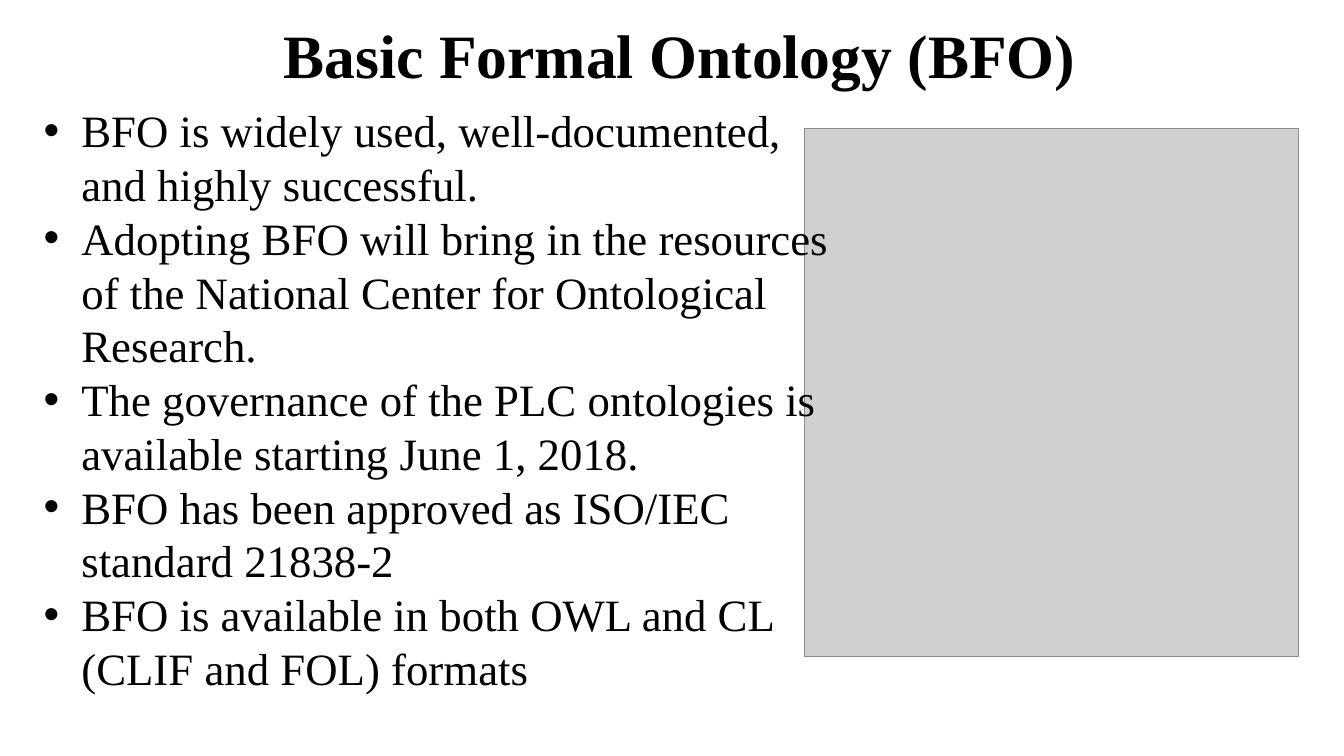
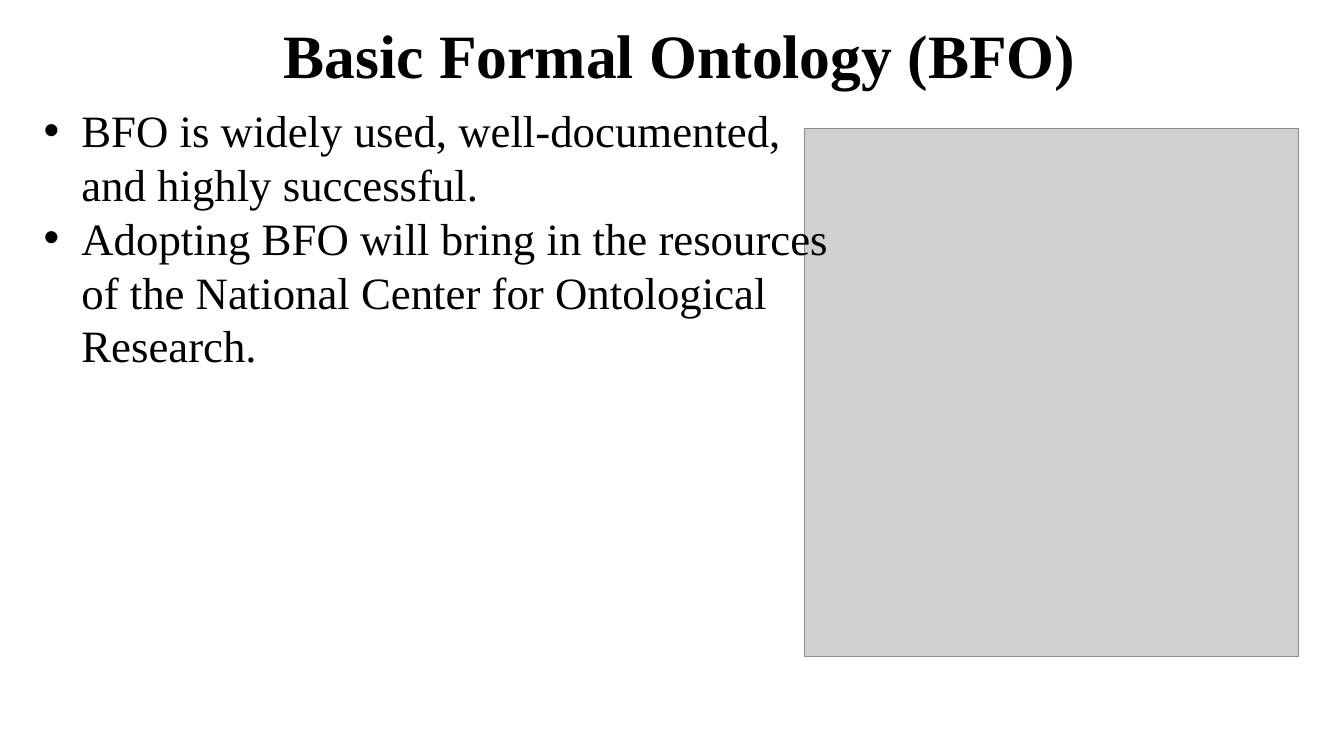
Before and after one commit to NCOR-US/CHAMP, a slide deck: slide 7 of NIST IOF Presentation 4.24.18.pptx. Drawn at 1344x756 pixels with LibreOffice and Linux fonts; fonts in the diff are those of the drawing; grey boxes stand for pictures. Boxes give left, top, right and bottom in pixels: in the first picture for what was removed or moved away, otherwise in the second. Text is boxed around its words. In the diff, an @@ line names an element or a change of style, - is before the commit and + after.

```diff
--- a/NIST IOF Presentation 4.24.18.pptx
+++ b/NIST IOF Presentation 4.24.18.pptx
@@ text at [81, 382, 815, 695]: paragraphs removed @@
-• The governance of the PLC ontologies is available starting June 1, 2018.
-• BFO has been approved as ISO/IEC standard 21838-2
-• BFO is available in both OWL and CL (CLIF and FOL) formats
```
Also in this commit, not shown: 3 other slides changed, 4 slides added.
